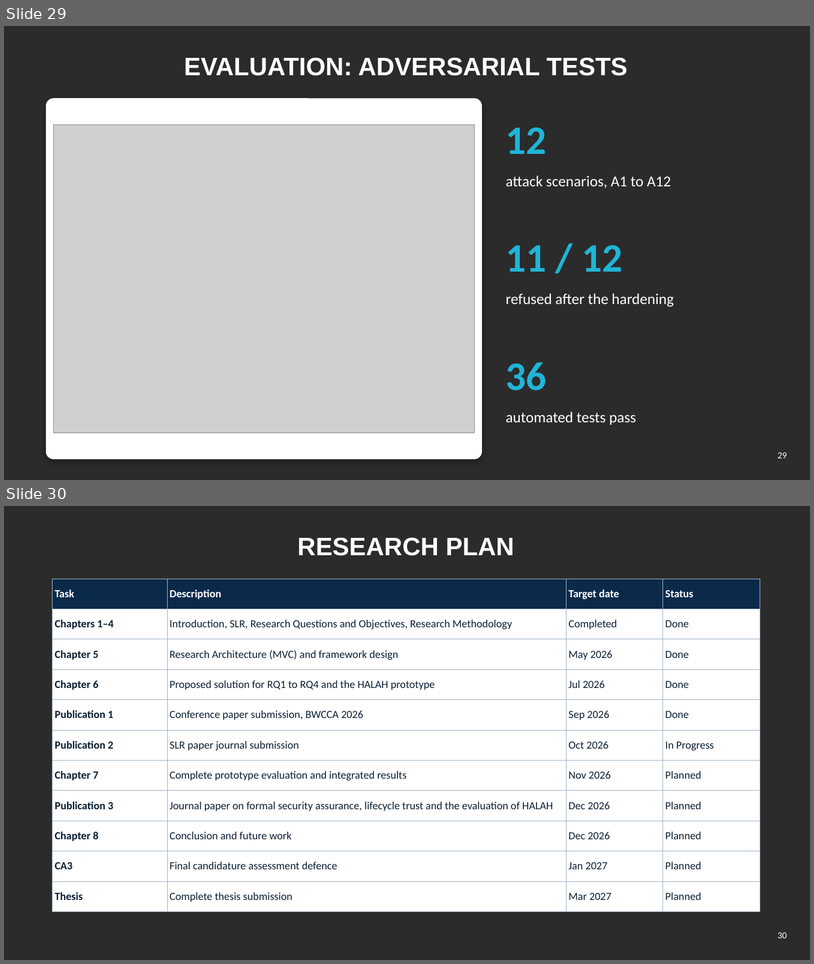
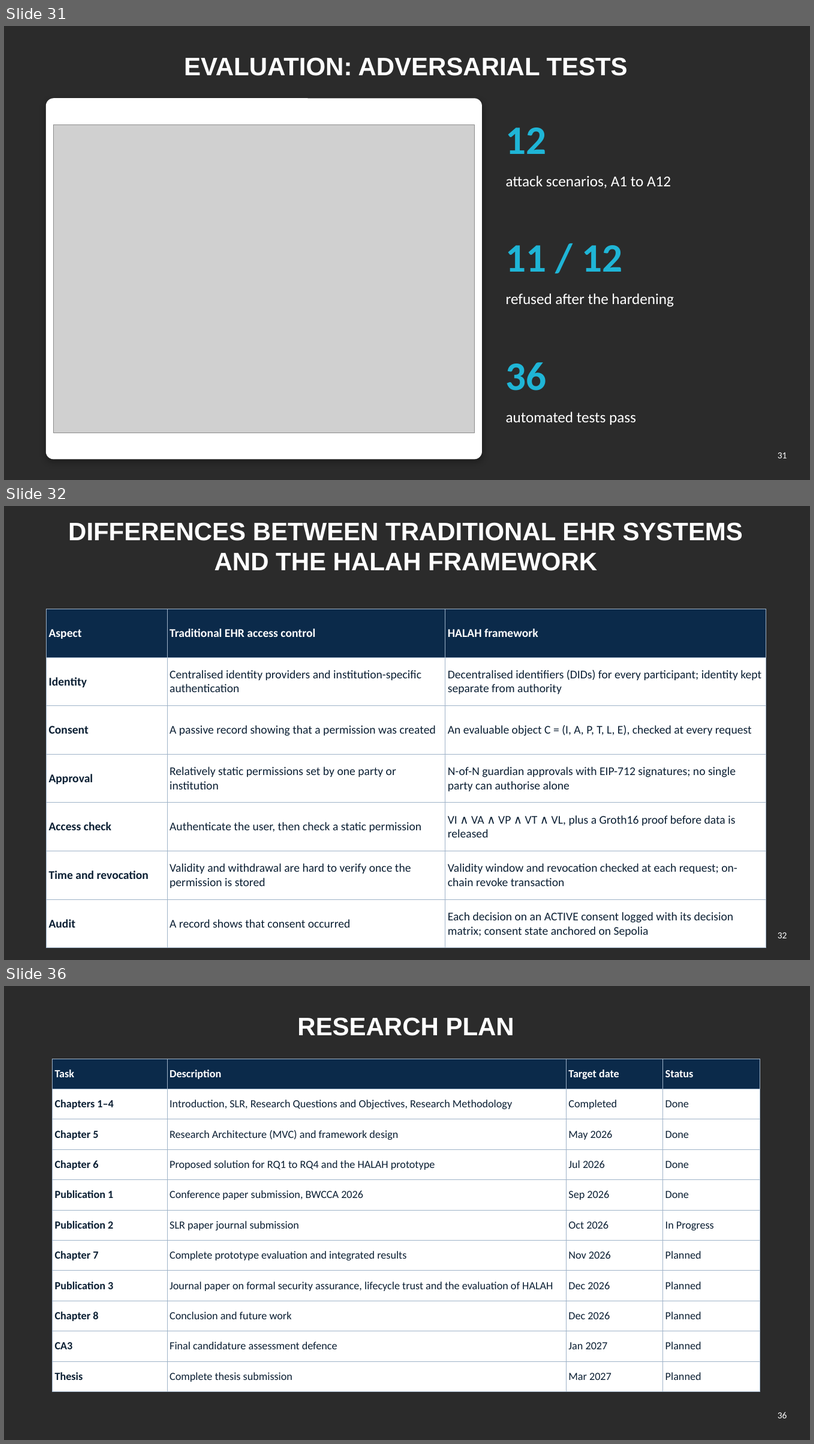
Before and after one commit to yasir12345678900/HealthRWA-Sepolia-Personal-try, a slide deck: docs/Yasir_CA2_Reassessment_Slides.pptx. Shown one above the other, each under a label of ours: slides 29 and 30 before the commit, slides 31, 32 and 36 after it; the slides between them are not shown. The pictures are 814x964 and 814x1444 pixels, drawn with LibreOffice and Linux fonts; fonts in the diff are those of the drawing; grey boxes stand for pictures; background and template pictures are left out; a plain dark background stands for a picture behind light text. Boxes give left, top, right and bottom in pixels: in the first picture for what was removed or moved away, otherwise in the second. Text is boxed around its words. In the diff, an @@ line names an element or a change of style, - is before the commit and + after.

```diff
--- a/docs/Yasir_CA2_Reassessment_Slides.pptx
+++ b/docs/Yasir_CA2_Reassessment_Slides.pptx
@@ slide 32 added at [4, 506, 810, 960], background picture (left out) @@
@@ title added at [68, 522, 743, 571], 30 pt, text #FFFFFF, bold @@
+DIFFERENCES BETWEEN TRADITIONAL EHR SYSTEMS AND THE HALAH FRAMEWORK
@@ table added at [47, 609, 766, 939], 7 rows, 3 columns @@
+Aspect | Traditional EHR access control | HALAH framework
+Identity | Centralised identity providers and institution-specific authentication | Decentralised identifiers (DIDs) for every participant; identity kept separate from authority
+Consent | A passive record showing that a permission was created | An evaluable object C = (I, A, P, T, L, E), checked at every request
+Approval | Relatively static permissions set by one party or institution | N-of-N guardian approvals with EIP-712 signatures; no single party can authorise alone
+Access check | Authenticate the user, then check a static permission | VI ∧ VA ∧ VP ∧ VT ∧ VL, plus a Groth16 proof before data is released
+Time and revocation | Validity and withdrawal are hard to verify once the permission is stored | Validity window and revocation checked at each request; on-chain revoke transaction
+Audit | A record shows that consent occurred | Each decision on an ACTIVE consent logged with its decision matrix; consent state anchored on Sepolia
@@ page number added at [778, 932, 788, 938], 11 pt, text #FFFFFF @@
+32
@@ what was slide 29 is now slide 31 @@
@@ page number at [778, 452, 788, 458]: text changed @@
-29
+31
@@ what was slide 30 is now slide 36 @@
@@ page number at [778, 1411, 788, 1418]: text changed @@
-30
+36
```
Also in this commit, not shown: 2 slides changed, 5 other slides added.
